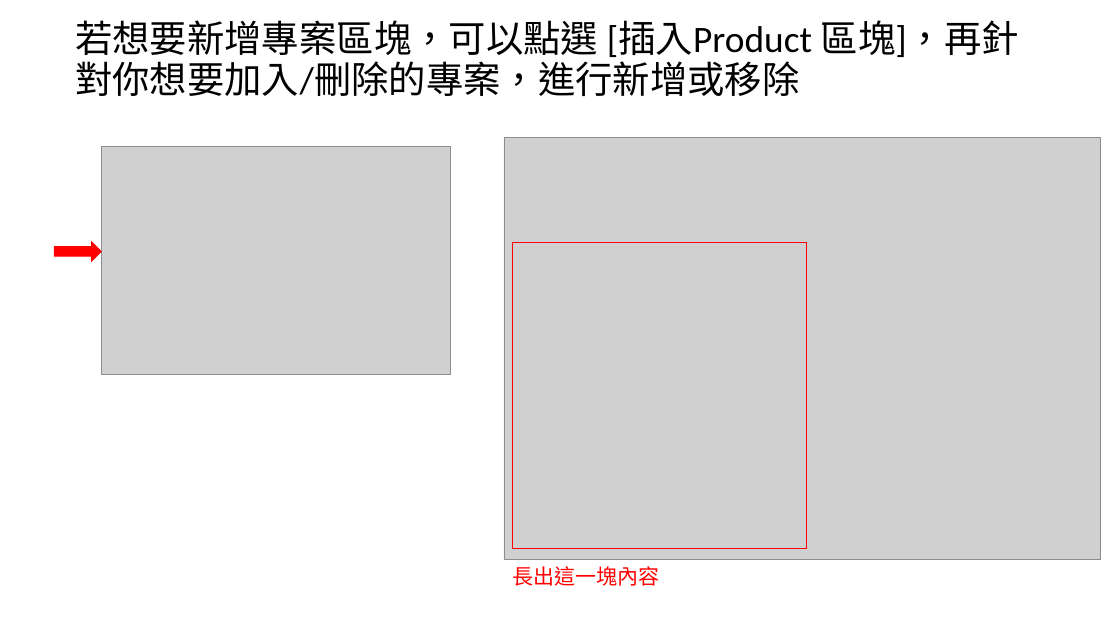
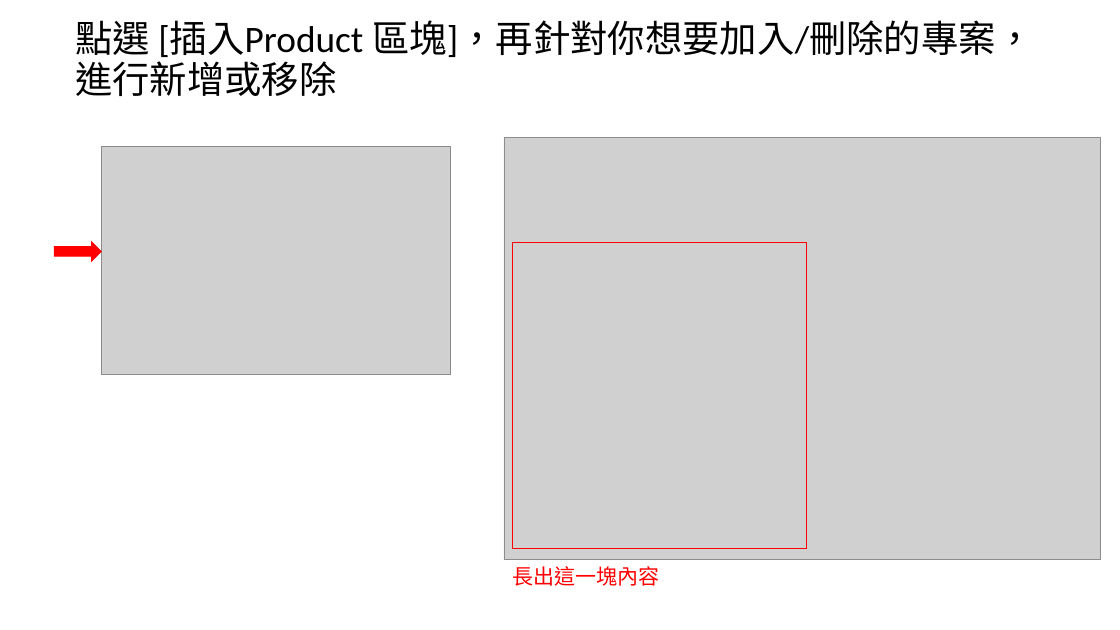
Before and after one commit to fabian415/syncboard, a slide deck: slide 6 of SyncBoard 使用說明文件.pptx. Drawn at 1120x630 pixels with LibreOffice and Linux fonts; fonts in the diff are those of the drawing; grey boxes stand for pictures. Boxes give left, top, right and bottom in pixels: in the first picture for what was removed or moved away, otherwise in the second. Text is boxed around its words. In the diff, an @@ line names an element or a change of style, - is before the commit and + after.

```diff
--- a/SyncBoard 使用說明文件.pptx
+++ b/SyncBoard 使用說明文件.pptx
@@ text at (75, 20, 1033, 96): text changed @@
-若想要新增專案區塊，可以點選 [插入Product 區塊]，再針對你想要加入/刪除的專案，進行新增或移除
+點選 [插入Product 區塊]，再針對你想要加入/刪除的專案，進行新增或移除
```
Also in this commit, not shown: 5 other slides changed, 16 slides added, 1 slide removed, 2 other files.
